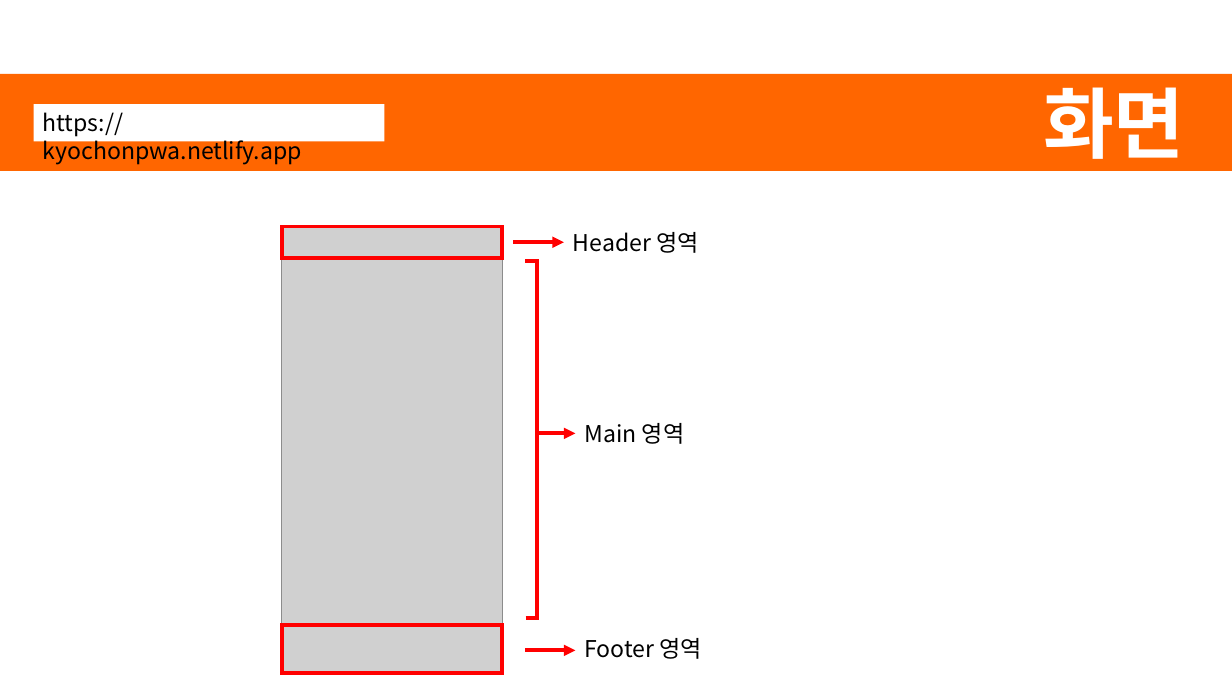
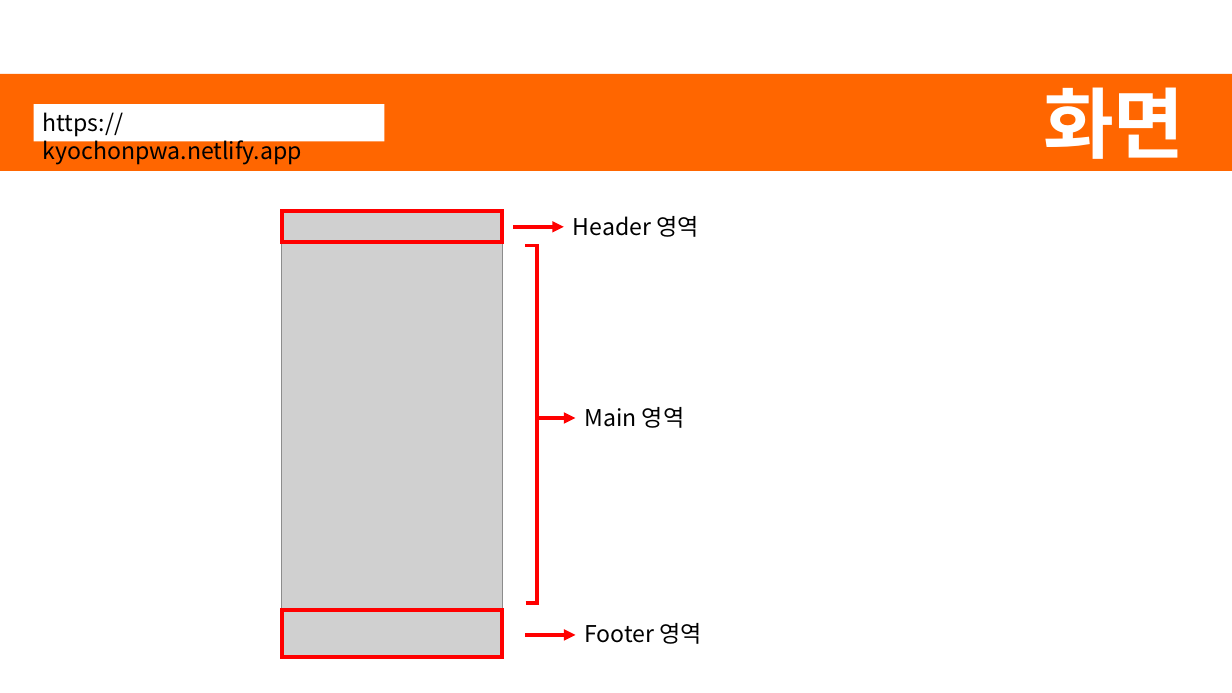
Before and after one commit to SWCheol/kyochon, a slide deck: slide 4 of kyochon.pptx (slide 6 before the commit). Drawn at 1232x693 pixels with LibreOffice and Linux fonts; fonts in the diff are those of the drawing; grey boxes stand for pictures. Boxes give left, top, right and bottom in pixels: in the first picture for what was removed or moved away, otherwise in the second. Text is boxed around its words. In the diff, an @@ line names an element or a change of style, - is before the commit and + after.

```diff
--- a/kyochon.pptx
+++ b/kyochon.pptx
@@ 3 texts, 3 lines, 3 arrows, 2 rectangles, 1 picture: place and size @@
-3 texts, 3 lines, 3 arrows, 2 rectangles, 1 picture at [282,226,703,673]
+3 texts, 3 lines, 3 arrows, 2 rectangles, 1 picture at [282,212,703,658]
```
Also in this commit, not shown: 5 other slides changed, 5 slides added, 3 slides removed, 2 other files.
